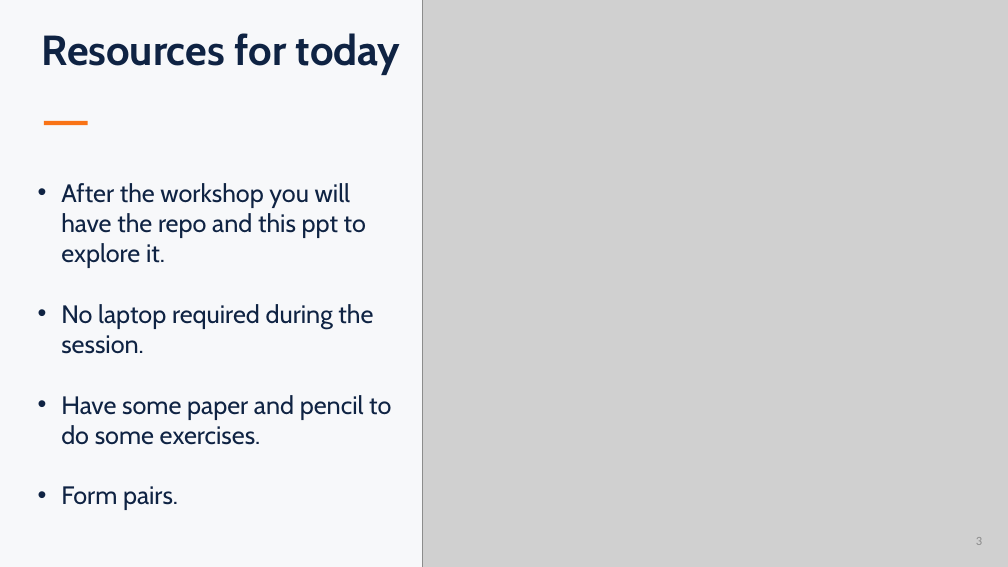
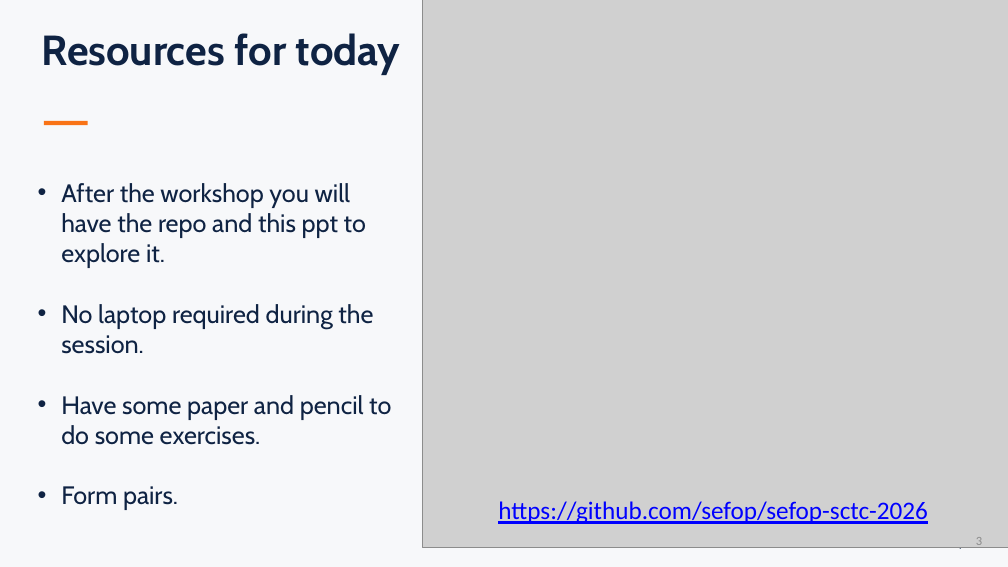
Before and after one commit to sefop/sefop-sctc-2026, a slide deck: slide 3 of SCTC-2026-Airlines-Optimization-Workshop.pptx. Drawn at 1008x567 pixels with LibreOffice and Linux fonts; fonts in the diff are those of the drawing; grey boxes stand for pictures. Boxes give left, top, right and bottom in pixels: in the first picture for what was removed or moved away, otherwise in the second. Text is boxed around its words. In the diff, an @@ line names an element or a change of style, - is before the commit and + after.

```diff
--- a/SCTC-2026-Airlines-Optimization-Workshop.pptx
+++ b/SCTC-2026-Airlines-Optimization-Workshop.pptx
@@ picture: place and size @@
-picture at [423,0,1008,567]
+picture at [423,0,1008,547]
@@ text added at [498,501,928,524], 24 pt, text #0000FF, underline @@
+https://github.com/sefop/sefop-sctc-2026
@@ text added at [958,547,962,553], 12 pt, text #64748B @@
+1
```
Also in this commit, not shown: 5 other slides changed, 2 other files.
